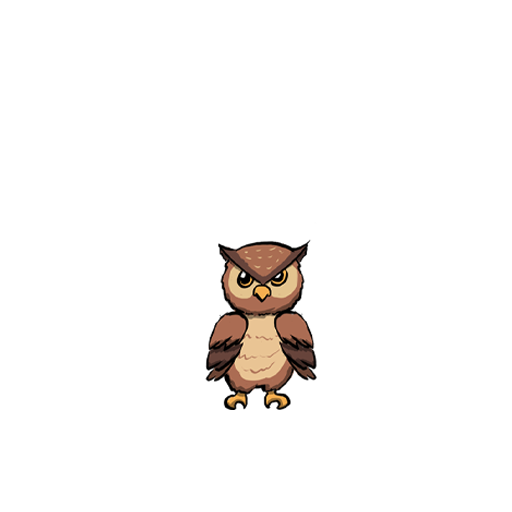
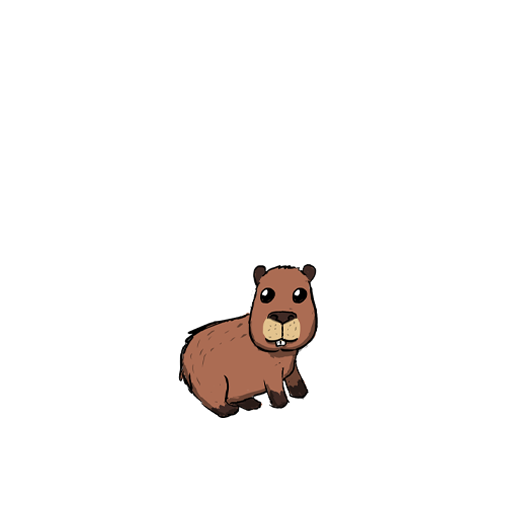
The second (512, 512) image is a revision of the first. Changes to its layers:
added layer "capybara" above "mouse" over [178, 264, 318, 418]
hid "Owl A" over [205, 239, 317, 410]
hid group "non animal" (11 layers) over [189, 308, 318, 418]
